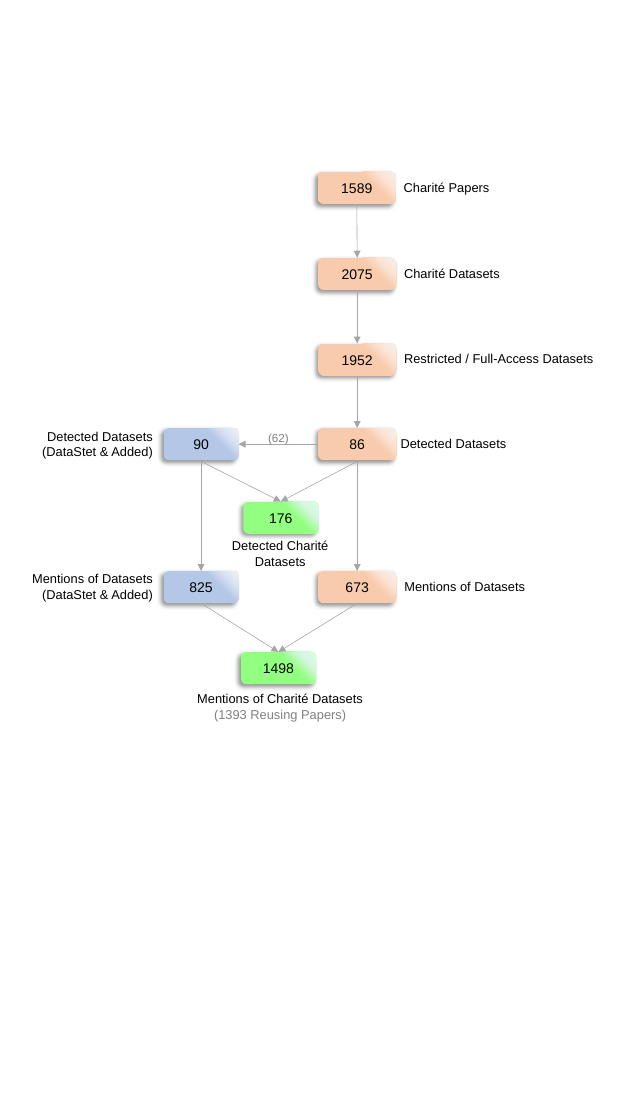
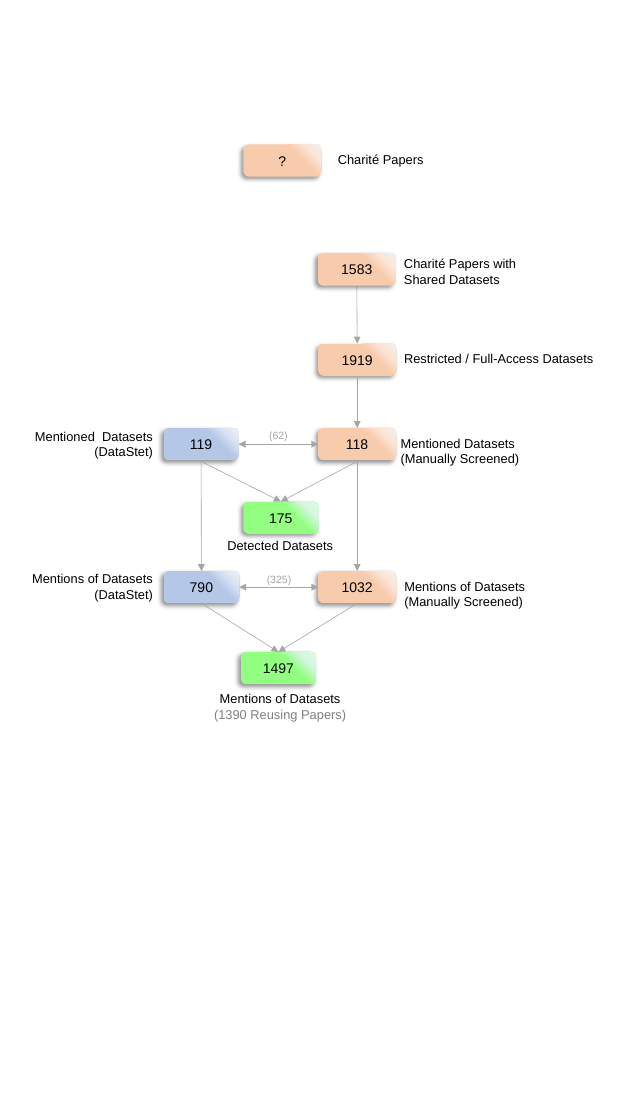
Before and after one commit to quest-bih/Mapping-the-reuse-of-biomedical-research-data, a slide deck: slide 1 of plots_png/pptx/plots_png.pptx. Drawn at 630x1120 pixels with LibreOffice and Linux fonts; fonts in the diff are those of the drawing. Boxes give left, top, right and bottom in pixels: in the first picture for what was removed or moved away, otherwise in the second. Text is boxed around its words. In the diff, an @@ line names an element or a change of style, - is before the commit and + after.

Commit message:
Removed numbat-data-articles ovelaps from _8_dedup and from "for_matching" in plots prep and plots, and performed all analyses, plots prep and plots once again accordingly (Except data articles ones). That means that all variations of numbat's "1.0.1" were removed, as well as the "ds001226" numbat instance, since they are analysed separately in the data articles analysis.

```diff
--- a/plots_png/pptx/plots_png.pptx
+++ b/plots_png/pptx/plots_png.pptx
@@ rounded rectangle added at bbox=[244, 144, 322, 176], fill gradient #F8CBAD to #FCE5D6 to #F2F2F2, 12 pt, text #000000 @@
+?
@@ text at bbox=[338, 154, 424, 167]: text changed @@
-Charité Datasets
+Charité Papers
@@ arrow removed from (357, 204) to (357, 258) @@
@@ rounded rectangle "1583": place and size @@
-rounded rectangle "1583" at bbox=[318, 171, 396, 203]
+rounded rectangle "1583" at bbox=[318, 254, 396, 286]
@@ rounded rectangle removed at bbox=[318, 258, 396, 290] @@
-2075
@@ text in rounded rectangle at bbox=[341, 264, 372, 274]: text changed @@
-1589
+1583
@@ text at bbox=[404, 258, 516, 284]: text changed @@
-Charité Papers
+Charité Papers with Shared Datasets
@@ arrow moved from (357, 290) - (357, 344) to (357, 286) - (357, 344) @@
@@ text in rounded rectangle at bbox=[342, 355, 373, 365]: text changed @@
-1952
+1919
@@ text at bbox=[35, 431, 153, 459]: text changed @@
-Detected Datasets
-(DataStet & Added)
+Mentioned Datasets
+(DataStet)
@@ text in rounded rectangle at bbox=[190, 439, 212, 449]: text changed @@
-90
+119
@@ arrow moved from (318, 444) - (239, 444) to (239, 444) - (318, 444) @@
@@ arrow (239, 444) - (318, 444): arrow to double arrow @@
@@ text "(62)" at bbox=[269, 432, 288, 441]: size 10 to 9 pt, text colour #808080 to #A6A6A6 @@
@@ text in rounded rectangle at bbox=[346, 439, 368, 449]: text changed @@
-86
+118
@@ text at bbox=[401, 438, 519, 466]: text changed @@
-Detected Datasets
+Mentioned Datasets
+(Manually Screened)
@@ text in rounded rectangle at bbox=[269, 513, 292, 523]: text changed @@
-176
+175
@@ text at bbox=[227, 540, 333, 550]: text changed @@
-Detected Charité Datasets
+Detected Datasets
@@ text at bbox=[94, 589, 153, 601]: text changed @@
-(DataStet & Added)
+(DataStet)
@@ text in rounded rectangle at bbox=[190, 582, 213, 592]: text changed @@
-825
+790
@@ double arrow added from (239, 587) to (318, 587), #A6A6A6 0.5 pt @@
@@ text added at bbox=[267, 575, 292, 585], 9 pt, text #A6A6A6 @@
+(325)
@@ text in rounded rectangle at bbox=[342, 582, 373, 592]: text changed @@
-673
+1032
@@ text at bbox=[404, 596, 523, 609]: paragraph added @@
+(Manually Screened)
@@ text in rounded rectangle at bbox=[263, 663, 294, 673]: text changed @@
-1498
+1497
@@ text at bbox=[214, 693, 346, 722]: text changed; text colour #000000 to #808080 @@
-Mentions of Charité Datasets
-(1393 Reusing Papers)
+Mentions of Datasets
+(1390 Reusing Papers)
```
Also in this commit, not shown: 1 other slide changed, 25 other files.
